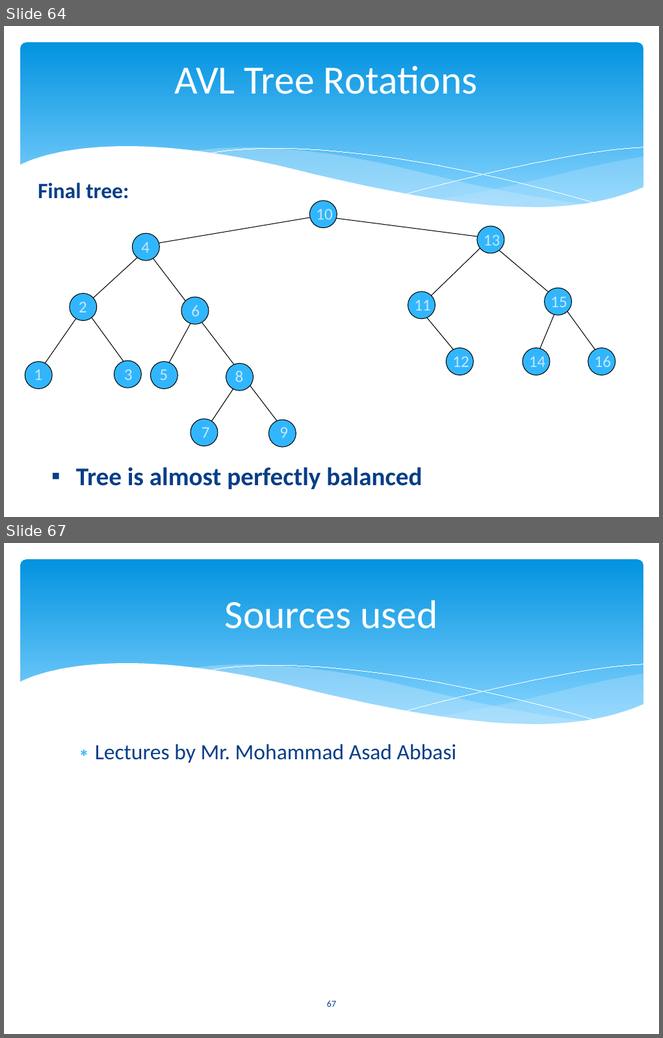
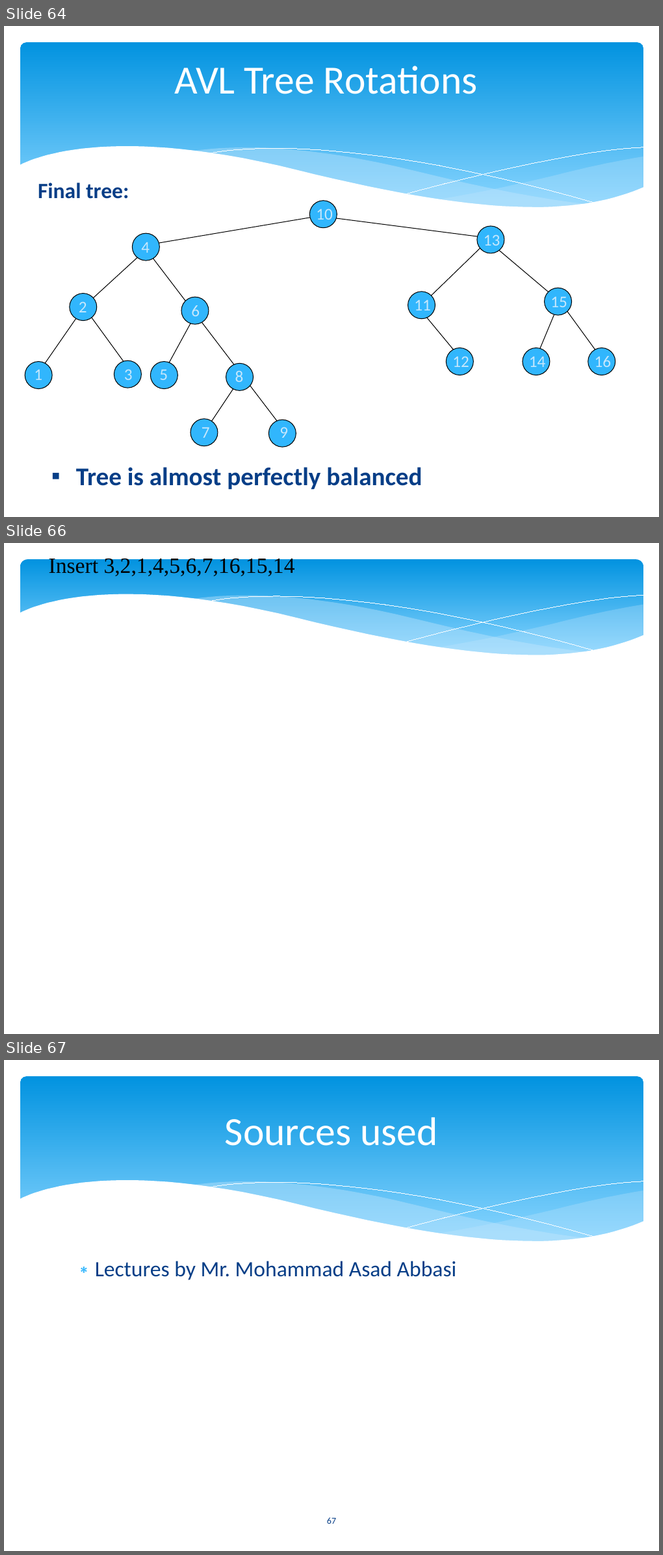
Before and after one commit to asmryz/DSA, a slide deck: Lecture 11.pptx. Shown one above the other, each under a label of ours: slides 64 and 67 before the commit, slides 64, 66 and 67 after it; the slides between them are not shown. The pictures are 663x1038 and 663x1555 pixels, drawn with LibreOffice and Linux fonts; fonts in the diff are those of the drawing; background and template pictures are left out. Boxes give left, top, right and bottom in pixels: in the first picture for what was removed or moved away, otherwise in the second. Text is boxed around its words. In the diff, an @@ line names an element or a change of style, - is before the commit and + after.

```diff
--- a/Lecture 11.pptx
+++ b/Lecture 11.pptx
@@ slide 66 added at (x1=4, y1=543, x2=659, y2=1034), background picture (left out) @@
@@ rounded rectangle added at (x1=20, y1=559, x2=644, y2=661), fill gradient #0293E0 to #83D3FE @@
@@ text added at (x1=49, y1=556, x2=295, y2=576), 24 pt, text #000000 @@
+Insert 3,2,1,4,5,6,7,16,15,14
@@ group added at (x1=19, y1=594, x2=644, y2=689): 5 freeform shapes @@
```
Also in this commit, not shown: 1 slide changed, 1 slide removed.
